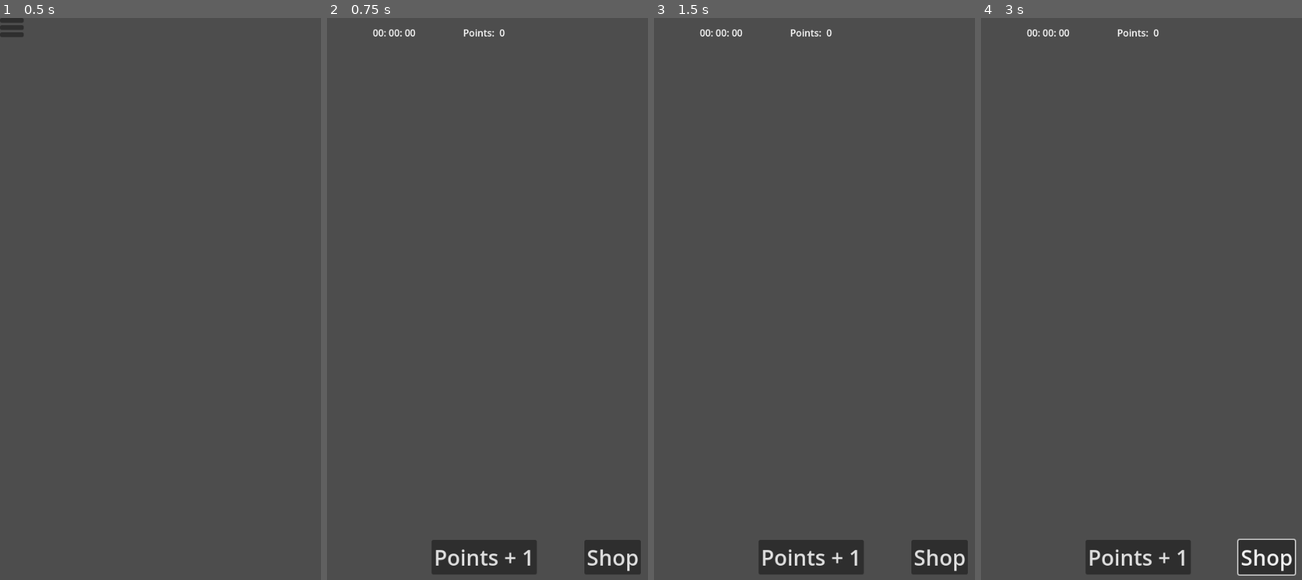
Above: before the commit, frames 1-4 (left to right).
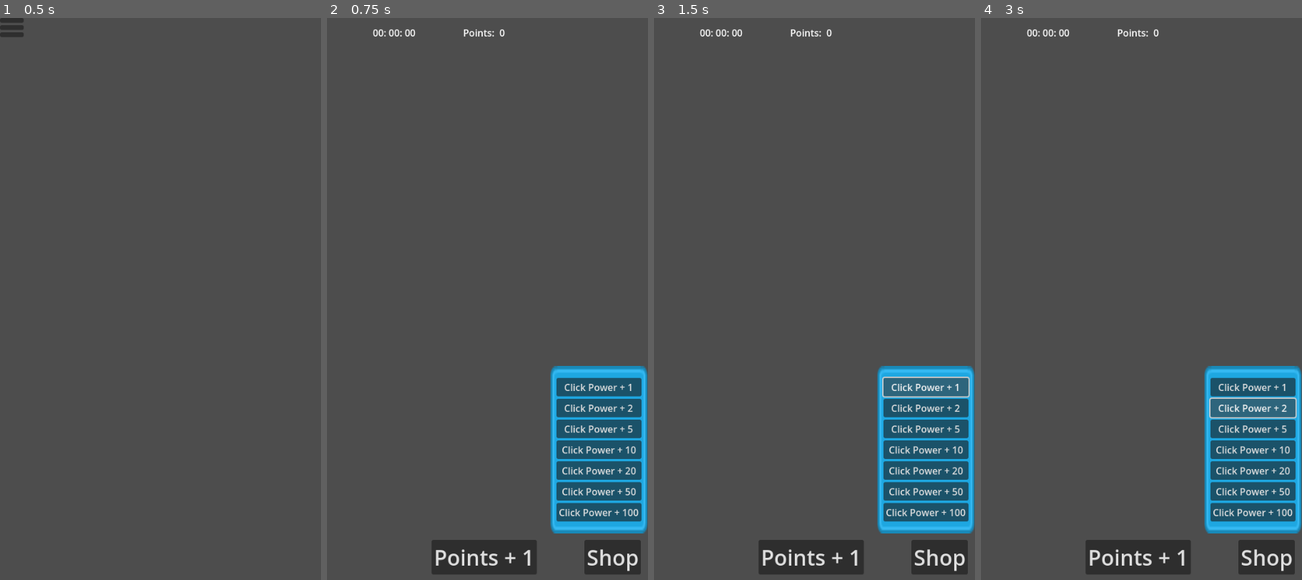
Above: after the commit, the same moments.

Repository: M0nk3yBrain/Clicker
Game: Godot game, scene res://Scenes/main_menu.tscn
Two runs of this game, one before a commit and one after it. Both use one fixed random seed, a clock stepped at 60 frames per second and the inputs below. The project has no main scene, so this scene is started directly.
Inputs (mouse positions are in pixels of both pictures, inside the frame that each line leads up to):
- Up to frame 1 (0.5 s): no input
- Up to frame 2 (0.75 s): click (339, 18) at 0.5 s
- Up to frame 3 (1.5 s): click (926, 388) at 1.25 s, where only the run after the commit has a clickable "Click Power + 1"
- Up to frame 4 (3 s): click "Shop" at 2 s; click (1253, 405) at 2.75 s, where only the run after the commit has a clickable "Click Power + 2"

Frame 1 is identical in both runs. In frame 2, 9.0% of the frame differs, in the area x 69-100%, y 61-92%; in frame 3, 9.0%; in frame 4, 9.2%, in the area x 69-100%, y 61-100%.

Commit message:
Created Shop and Logic

Diff:
--- a/Scenes/game.tscn
+++ b/Scenes/game.tscn
@@ -1,13 +1,20 @@
-[gd_scene load_steps=6 format=3 uid="uid://cqku4ryvkgc1c"]
+[gd_scene load_steps=7 format=3 uid="uid://cqku4ryvkgc1c"]
 
 [ext_resource type="Script" path="res://Scripts/game.gd" id="1_ojdbv"]
 [ext_resource type="PackedScene" uid="uid://c7eohfmhigtgc" path="res://Scenes/game_buttons.tscn" id="2_i3nw8"]
+[ext_resource type="PackedScene" uid="uid://2xu3hlsma5lq" path="res://Scenes/shop.tscn" id="2_qxw8e"]
 [ext_resource type="PackedScene" uid="uid://ck2ggc8vef73t" path="res://Scenes/display.tscn" id="3_vtsol"]
 [ext_resource type="PackedScene" uid="uid://0tvw2s7i20w2" path="res://Scenes/barrier.tscn" id="4_c54mp"]
 [ext_resource type="PackedScene" uid="uid://dsd1jfl3n8qi" path="res://Scenes/Logic/spawn_node.tscn" id="5_atumm"]
 
 [node name="Game" type="Node2D"]
 script = ExtResource("1_ojdbv")
+
+[node name="Shop" parent="." instance=ExtResource("2_qxw8e")]
+offset_left = 376.0
+offset_top = 584.0
+offset_right = 376.0
+offset_bottom = 584.0
 
 [node name="Game Buttons" parent="." instance=ExtResource("2_i3nw8")]
 offset_left = 352.0
@@ -25,5 +32,6 @@
 
 [node name="Spawn Node" parent="." instance=ExtResource("5_atumm")]
 
+[connection signal="add_point_power" from="Shop" to="." method="_on_shop_add_point_power"]
 [connection signal="points" from="Game Buttons" to="." method="_on_game_buttons_points"]
 [connection signal="points" from="Game Buttons" to="Display" method="_on_game_buttons_points"]
--- a/Scenes/shop.tscn
+++ b/Scenes/shop.tscn
@@ -1,43 +1,80 @@
-[gd_scene load_steps=2 format=3 uid="uid://2xu3hlsma5lq"]
+[gd_scene load_steps=4 format=3 uid="uid://2xu3hlsma5lq"]
 
 [ext_resource type="Script" path="res://Scripts/shop.gd" id="1_ol3t7"]
+[ext_resource type="Texture2D" uid="uid://dqssvq6kpjok1" path="res://Assets/UI/blue_panel.png" id="2_114sw"]
+
+[sub_resource type="Theme" id="Theme_u3lks"]
+MarginContainer/constants/margin_bottom = 20
+MarginContainer/constants/margin_left = 10
+MarginContainer/constants/margin_right = 10
+MarginContainer/constants/margin_top = 20
 
 [node name="Shop" type="Control"]
 layout_mode = 3
-anchors_preset = 15
+anchors_preset = 3
+anchor_left = 1.0
+anchor_top = 1.0
 anchor_right = 1.0
 anchor_bottom = 1.0
-grow_horizontal = 2
-grow_vertical = 2
+offset_left = -540.0
+offset_top = -960.0
+offset_right = -540.0
+offset_bottom = -960.0
+grow_horizontal = 0
+grow_vertical = 0
+size_flags_horizontal = 4
+size_flags_vertical = 4
 script = ExtResource("1_ol3t7")
 
-[node name="VBoxContainer" type="VBoxContainer" parent="."]
-layout_mode = 0
-offset_right = 40.0
-offset_bottom = 40.0
+[node name="MarginContainer" type="MarginContainer" parent="."]
+layout_mode = 2
+offset_right = 124.0
+offset_bottom = 101.0
 
-[node name="TextureButton" type="TextureButton" parent="VBoxContainer"]
+[node name="Background" type="TextureRect" parent="MarginContainer"]
 layout_mode = 2
+texture = ExtResource("2_114sw")
 
-[node name="NinePatchRect" type="NinePatchRect" parent="VBoxContainer"]
+[node name="MarginContainer" type="MarginContainer" parent="MarginContainer"]
 layout_mode = 2
+theme = SubResource("Theme_u3lks")
 
-[node name="MarginContainer" type="MarginContainer" parent="VBoxContainer/NinePatchRect"]
-layout_mode = 0
-offset_right = 40.0
-offset_bottom = 40.0
+[node name="HBoxContainer" type="VBoxContainer" parent="MarginContainer/MarginContainer"]
+layout_mode = 2
+alignment = 1
 
-[node name="HBoxContainer" type="HBoxContainer" parent="VBoxContainer/NinePatchRect/MarginContainer"]
-layout_mode = 2
-
-[node name="Plus One" type="Button" parent="VBoxContainer/NinePatchRect/MarginContainer/HBoxContainer"]
+[node name="Plus One" type="Button" parent="MarginContainer/MarginContainer/HBoxContainer"]
 layout_mode = 2
 text = "Click Power + 1"
 
-[node name="Plus Two" type="Button" parent="VBoxContainer/NinePatchRect/MarginContainer/HBoxContainer"]
+[node name="Plus Two" type="Button" parent="MarginContainer/MarginContainer/HBoxContainer"]
 layout_mode = 2
 text = "Click Power + 2"
 
-[node name="Plus Five" type="Button" parent="VBoxContainer/NinePatchRect/MarginContainer/HBoxContainer"]
+[node name="Plus Five" type="Button" parent="MarginContainer/MarginContainer/HBoxContainer"]
 layout_mode = 2
 text = "Click Power + 5"
+
+[node name="Plus Ten" type="Button" parent="MarginContainer/MarginContainer/HBoxContainer"]
+layout_mode = 2
+text = "Click Power + 10"
+
+[node name="Plus Twenty" type="Button" parent="MarginContainer/MarginContainer/HBoxContainer"]
+layout_mode = 2
+text = "Click Power + 20"
+
+[node name="Plus Fifty" type="Button" parent="MarginContainer/MarginContainer/HBoxContainer"]
+layout_mode = 2
+text = "Click Power + 50"
+
+[node name="Plus One-Hundred" type="Button" parent="MarginContainer/MarginContainer/HBoxContainer"]
+layout_mode = 2
+text = "Click Power + 100"
+
+[connection signal="pressed" from="MarginContainer/MarginContainer/HBoxContainer/Plus One" to="." method="_on_plus_one_pressed"]
+[connection signal="pressed" from="MarginContainer/MarginContainer/HBoxContainer/Plus Two" to="." method="_on_plus_two_pressed"]
+[connection signal="pressed" from="MarginContainer/MarginContainer/HBoxContainer/Plus Five" to="." method="_on_plus_five_pressed"]
+[connection signal="pressed" from="MarginContainer/MarginContainer/HBoxContainer/Plus Ten" to="." method="_on_plus_ten_pressed"]
+[connection signal="pressed" from="MarginContainer/MarginContainer/HBoxContainer/Plus Twenty" to="." method="_on_plus_twenty_pressed"]
+[connection signal="pressed" from="MarginContainer/MarginContainer/HBoxContainer/Plus Fifty" to="." method="_on_plus_fifty_pressed"]
+[connection signal="pressed" from="MarginContainer/MarginContainer/HBoxContainer/Plus One-Hundred" to="." method="_on_plus_one_hundred_pressed"]
--- a/Scripts/game.gd
+++ b/Scripts/game.gd
@@ -12,3 +12,7 @@
 
 func _on_game_buttons_points():
 	points += click_power
+
+
+func _on_shop_add_point_power(power_up):
+	click_power += power_up
--- a/Scripts/shop.gd
+++ b/Scripts/shop.gd
@@ -1,4 +1,7 @@
 extends Control
+
+
+signal add_point_power
 
 
 # Called when the node enters the scene tree for the first time.
@@ -8,3 +11,42 @@
 # Called every frame. 'delta' is the elapsed time since the previous frame.
 func _process(delta):
 	pass
+
+
+func power_added(power_up):
+	emit_signal("add_point_power", power_up)
+
+
+func _on_plus_one_pressed():
+	var point_up = 1
+	power_added(point_up)
+
+
+func _on_plus_two_pressed():
+	var point_up = 2
+	power_added(point_up)
+
+
+func _on_plus_five_pressed():
+	var point_up = 5
+	power_added(point_up)
+
+
+func _on_plus_ten_pressed():
+	var point_up = 10
+	power_added(point_up)
+
+
+func _on_plus_twenty_pressed():
+	var point_up = 20
+	power_added(point_up)
+
+
+func _on_plus_fifty_pressed():
+	var point_up = 50
+	power_added(point_up)
+
+
+func _on_plus_one_hundred_pressed():
+	var point_up = 100
+	power_added(point_up)
Binary file added: Assets/UI/blue_panel.png
Not shown, added: Assets/UI/blue_panel.png.import
